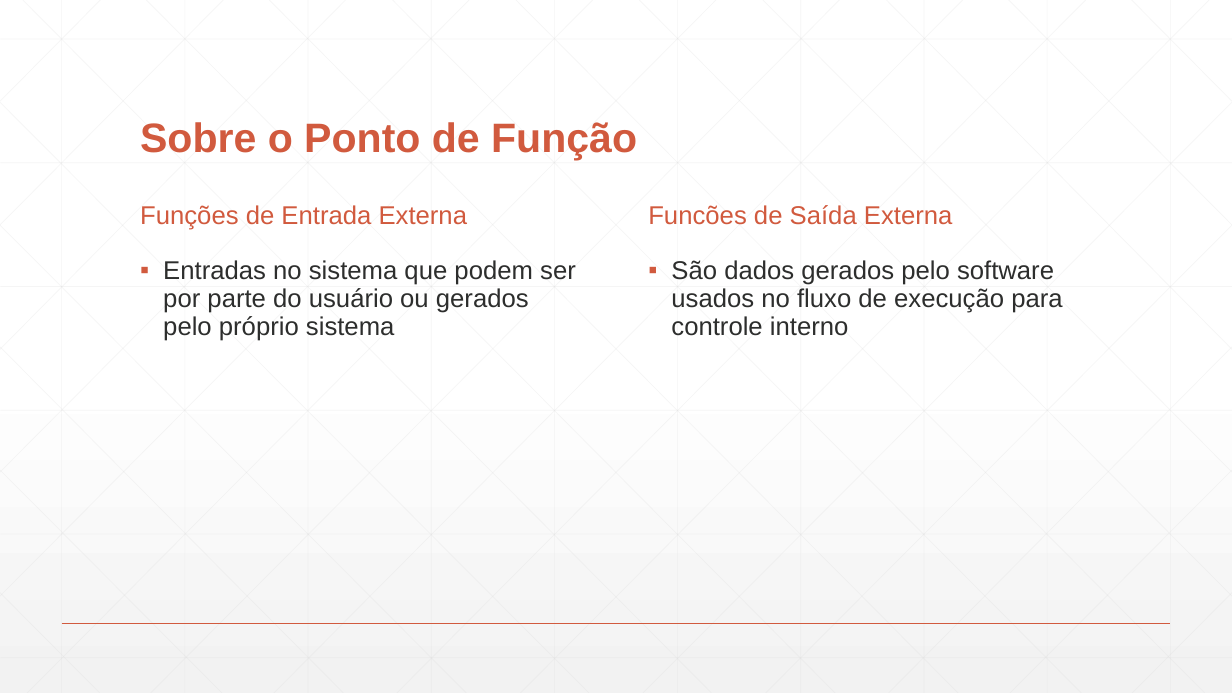
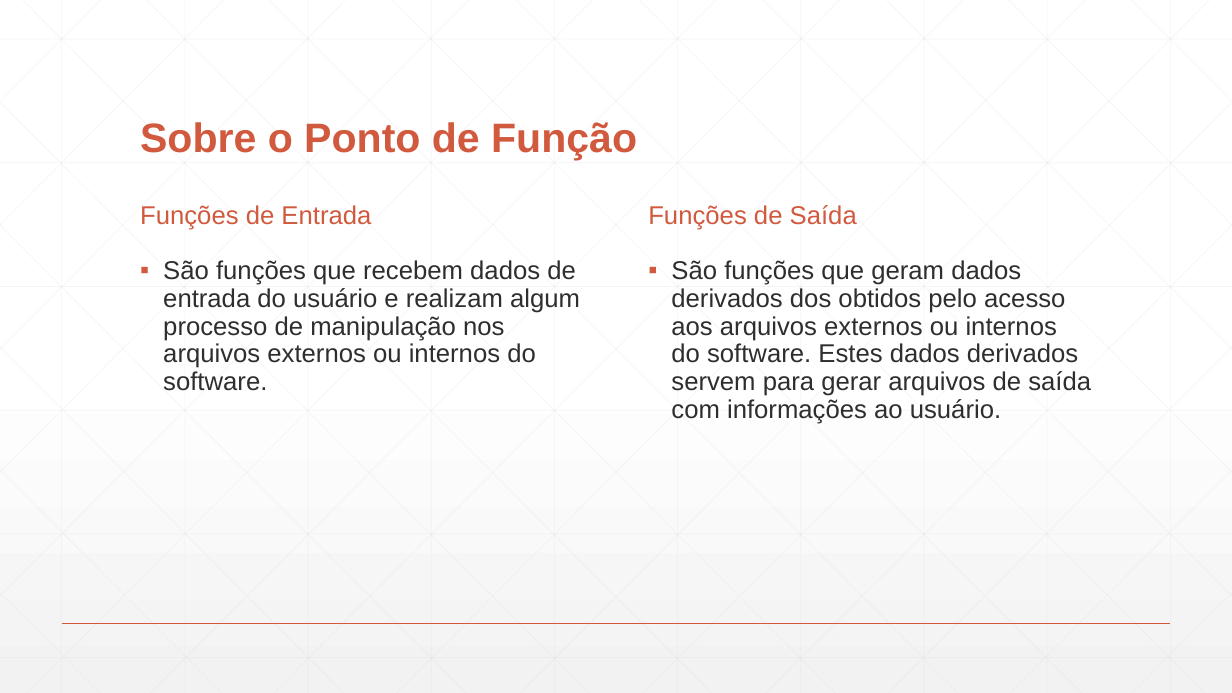
Before and after one commit to DudsNascimento/DuDente, a slide deck: slide 5 of Apresentação - Estimativas .pptx. Drawn at 1232x693 pixels with LibreOffice and Linux fonts; fonts in the diff are those of the drawing. Boxes give left, top, right and bottom in pixels: in the first picture for what was removed or moved away, otherwise in the second. Text is boxed around its words. In the diff, an @@ line names an element or a change of style, - is before the commit and + after.

Commit message:
Apresentação

```diff
--- a/Apresentação - Estimativas .pptx
+++ b/Apresentação - Estimativas .pptx
@@ text at box(140, 205, 371, 230): text changed @@
-Funções de Entrada Externa
+Funções de Entrada
@@ text at box(648, 205, 857, 230): text changed @@
-Funcões de Saída Externa
+Funções de Saída
@@ text at box(163, 260, 580, 391): text changed @@
-▪ Entradas no sistema que podem ser por parte do usuário ou gerados pelo próprio sistema
+▪ São funções que recebem dados de entrada do usuário e realizam algum processo de manipulação nos arquivos externos ou internos do software.
@@ text at box(671, 260, 1091, 424): text changed @@
-▪ São dados gerados pelo software usados no fluxo de execução para controle interno
+▪ São funções que geram dados derivados dos obtidos pelo acesso aos arquivos externos ou internos do software. Estes dados derivados servem para gerar arquivos de saída com informações ao usuário.
```
Also in this commit, not shown: 2 other slides changed, 6 slides added.
